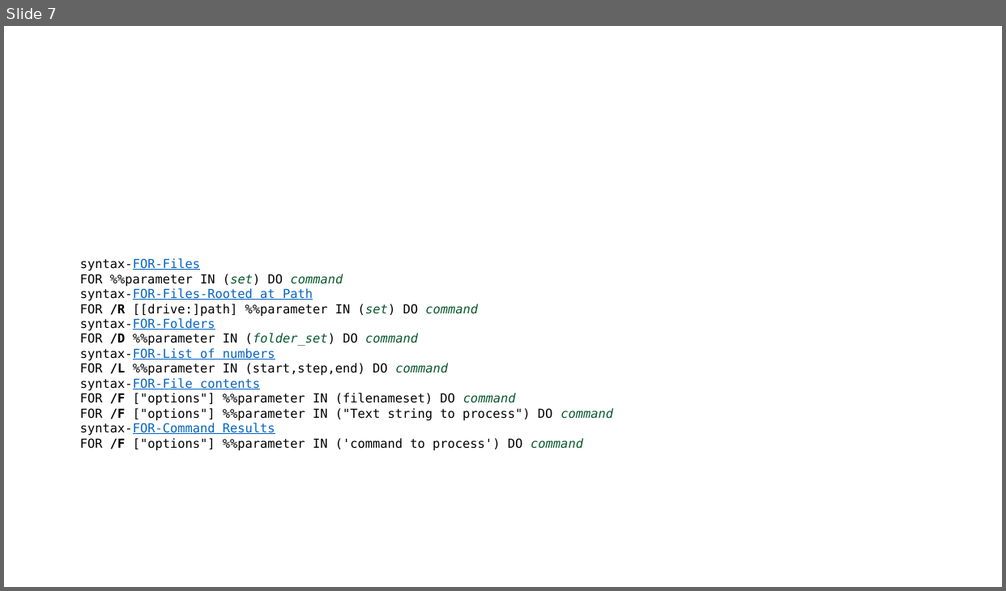
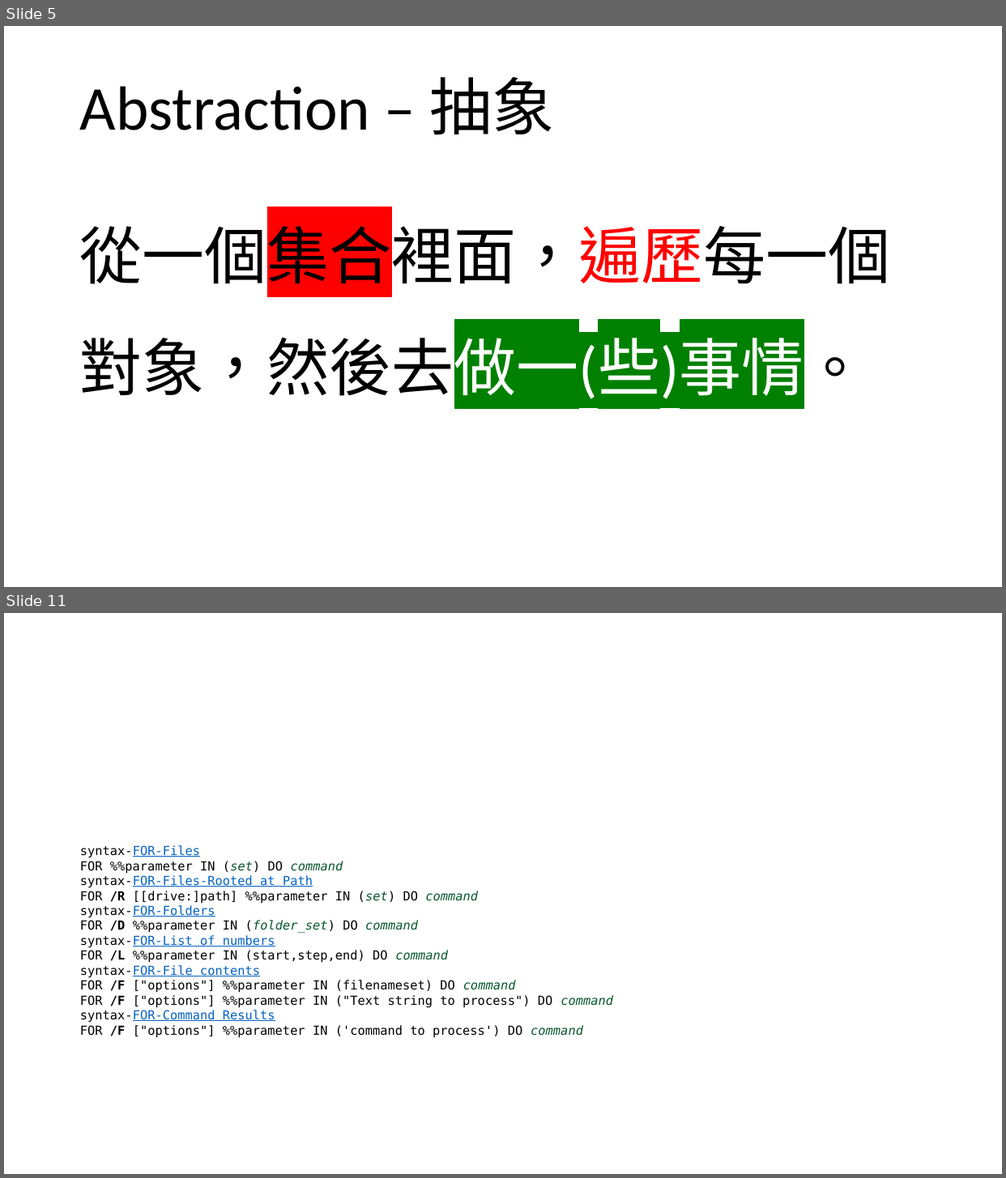
Before and after one commit to bentonglove/DosBatch, a slide deck: Dos Batch Script_Training_2022_Jul.pptx. Shown one above the other, each under a label of ours: slide 7 before the commit, slides 5 and 11 after it; the slides between them are not shown. The pictures are 1006x591 and 1006x1178 pixels, drawn with LibreOffice and Linux fonts; fonts in the diff are those of the drawing. Boxes give left, top, right and bottom in pixels: in the first picture for what was removed or moved away, otherwise in the second. Text is boxed around its words. In the diff, an @@ line names an element or a change of style, - is before the commit and + after.

```diff
--- a/Dos Batch Script_Training_2022_Jul.pptx
+++ b/Dos Batch Script_Training_2022_Jul.pptx
@@ slide 5 added at bbox=[4, 26, 1002, 587], background #FFFFFF @@
@@ title added at bbox=[80, 77, 554, 135], 60 pt, text #000000 @@
+Abstraction – 抽象
@@ text added at bbox=[80, 216, 891, 408], 60 pt, text #000000 @@
+從一個集合裡面，遍歷每一個對象，然後去做一(些)事情。
@@ what was slide 7 is now slide 11 @@
```
Also in this commit, not shown: 1 slide changed, 8 other slides added, 3 slides removed, 3 other files.
